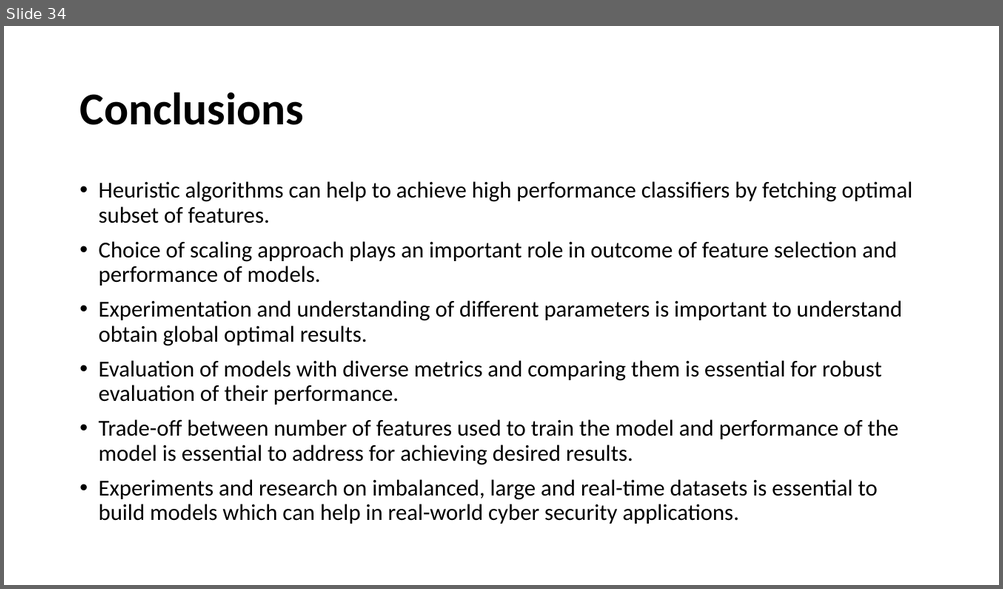
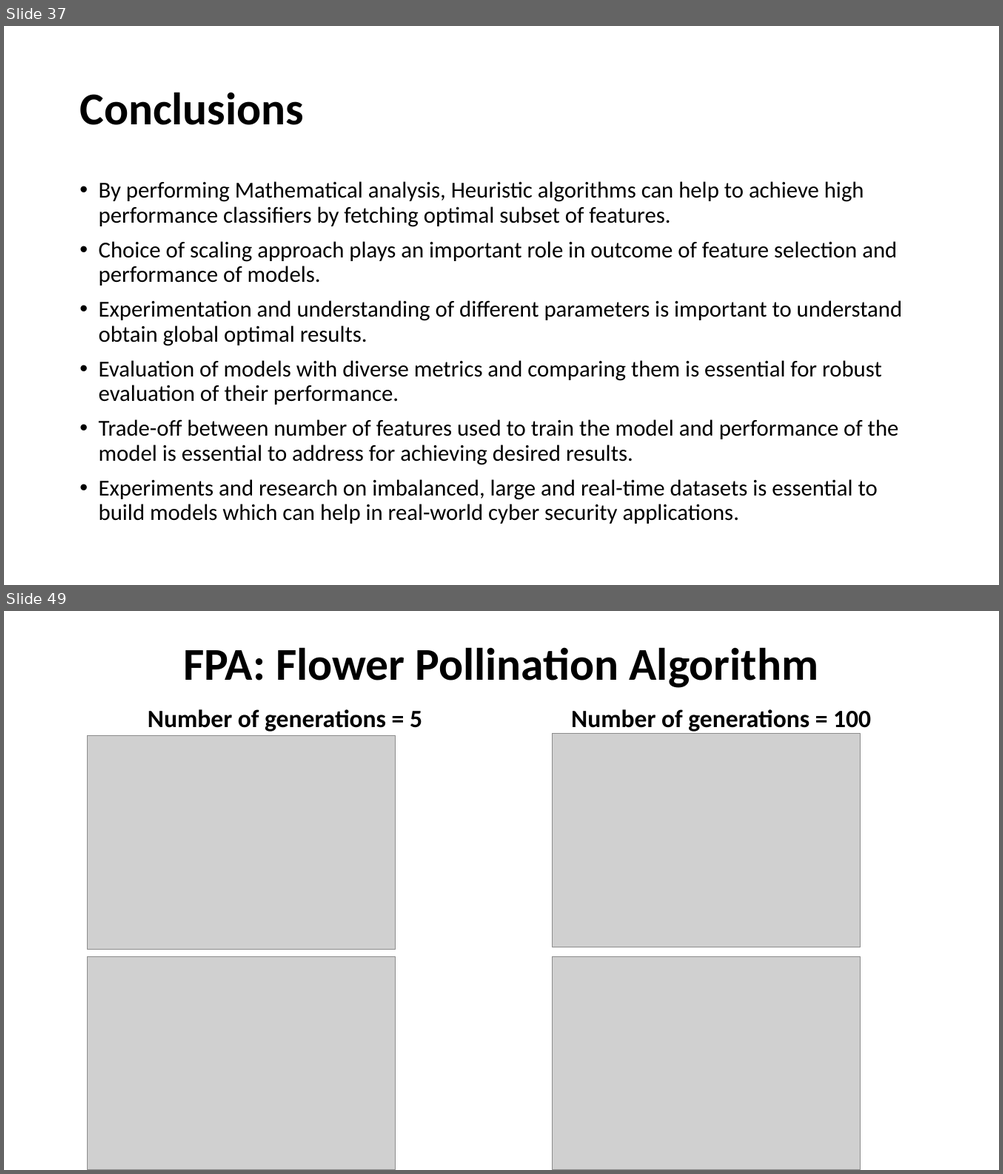
Before and after one commit to taruchit/BITS_dissertation, a slide deck: Documentation/Final_document/To Establish Baseline for Threat Detection.pptx. Shown one above the other, each under a label of ours: slide 34 before the commit, slides 37 and 49 after it; the slides between them are not shown. The pictures are 1003x589 and 1003x1174 pixels, drawn with LibreOffice and Linux fonts; fonts in the diff are those of the drawing; grey boxes stand for pictures. Boxes give left, top, right and bottom in pixels: in the first picture for what was removed or moved away, otherwise in the second. Text is boxed around its words. In the diff, an @@ line names an element or a change of style, - is before the commit and + after.

```diff
--- a/Documentation/Final_document/To Establish Baseline for Threat Detection.pptx
+++ b/Documentation/Final_document/To Establish Baseline for Threat Detection.pptx
@@ slide 49 added at (4,611,999,1170), background #FFFFFF @@
@@ title added at (183,647,818,688), 44 pt, text #000000, bold @@
+FPA: Flower Pollination Algorithm
@@ text added at (148,709,422,732), 24 pt, text #000000, bold @@
+Number of generations = 5
@@ text added at (571,709,871,732), 24 pt, text #000000, bold @@
+Number of generations = 100
@@ picture added at (87,735,395,950) @@
@@ picture added at (552,733,860,948) @@
@@ picture added at (87,957,395,1170) @@
@@ picture added at (552,957,860,1170) @@
@@ what was slide 34 is now slide 37 @@
@@ slide 37 changed as well @@
@@ text at (99,181,864,227): text changed @@
-• Heuristic algorithms can help to achieve high performance classifiers by fetching optimal subset of features.
+• By performing Mathematical analysis, Heuristic algorithms can help to achieve high performance classifiers by fetching optimal subset of features.
```
Also in this commit, not shown: 5 other slides changed, 44 other slides added.
